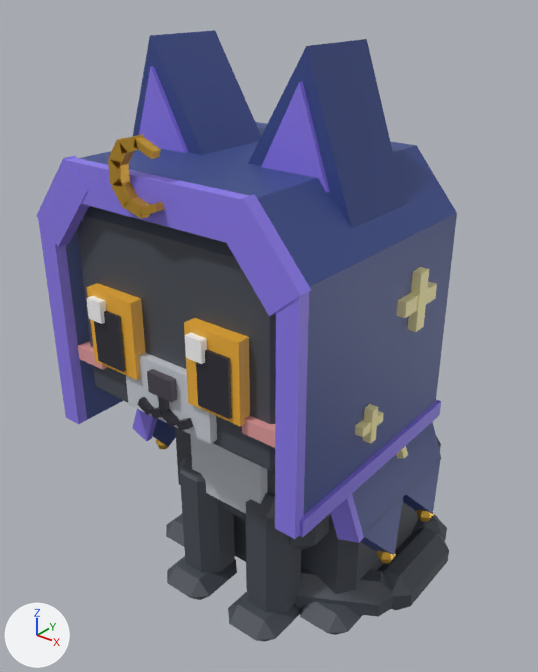
One commit to the FBX model assets/cat-cafe/exports/CatCafe_NPC_MysteryVisitor.fbx: the scene before it, then after it.
Both versions are drawn from a camera (50 mm lens) standing at (0.0191, -0.0267, 0.0442) and looking at (-0.0001, -0.0028, 0.0294). Arrows for +X, +Y and +Z are at lower left; the lights stay in place. The first picture is the older version. Where no turn or scale is listed for an object, it has been applied to the vertices.

The first picture shows 'CatCafe_NPC_MysteryVisitor_Body', 'CatCafe_NPC_MysteryVisitor_Cloak', 'CatCafe_NPC_MysteryVisitor_Eye1', 'CatCafe_NPC_MysteryVisitor_Eye2', 'CatCafe_NPC_MysteryVisitor_Head', 'CatCafe_NPC_MysteryVisitor_LegF1', 'CatCafe_NPC_MysteryVisitor_LegF2', 'CatCafe_NPC_MysteryVisitor_Prop', 'CatCafe_NPC_MysteryVisitor_Tail'.
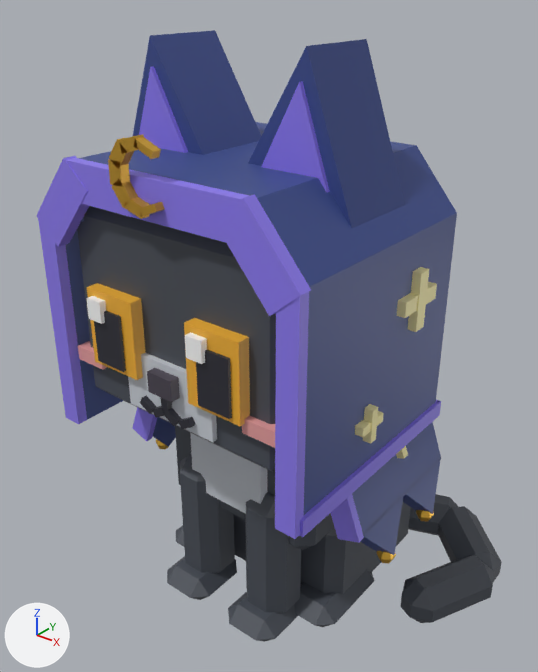
Edits to the bpy script that builds the scene:
```text
Change me_catcafe_npc_mysteryvisitor_tail:
    used by ob_catcafe_npc_mysteryvisitor_tail; location = (0.00247, 0.00517, 0.01706)
    remove me_catcafe_npc_mysteryvisitor_tail.from_pydata(...)  # 72 vertices, 78 faces; spans x -0.00051..0.00518, y -0.01016..0.00078, z -0.00111..0.00111
    add me_catcafe_npc_mysteryvisitor_tail.from_pydata(...)  # 72 vertices, 78 faces; spans x -0.00047..0.00797, y -0.00599..0.0024, z -0.00111..0.00111
    me_catcafe_npc_mysteryvisitor_tail part 4: 72 of 72 vertices moved; they spanned x -0.00051..0.00518, y -0.01016..0.00078, z -0.00111..0.00111 and now span x -0.00047..0.00797, y -0.00599..0.0024, z -0.00111..0.00111; mean shift (0.0019, 0.00374, 0.0)
Change me_catcafe_npc_mysteryvisitor_body:
    used by ob_catcafe_npc_mysteryvisitor_body; location = (0.0, -0.0015, 0.0157)
    remove me_catcafe_npc_mysteryvisitor_body.from_pydata(...)  # 88 vertices, 94 faces; spans x -0.00605..0.00605, y -0.00463..0.00685, z 0.0..0.01359
    add me_catcafe_npc_mysteryvisitor_body.from_pydata(...)  # 88 vertices, 94 faces; spans x -0.00531..0.00531, y -0.00463..0.00556, z 0.0..0.01359
    me_catcafe_npc_mysteryvisitor_body part 1: the loose piece of 16 vertices spanning x 0.00309..0.00605, y -0.00371..0.00123, z 0.00012..0.00148 is moved by (-0.00074, 0.0, 0.0)
    me_catcafe_npc_mysteryvisitor_body part 2: the loose piece of 16 vertices spanning x -0.00605..-0.00309, y -0.00371..0.00123, z 0.00012..0.00148 is moved by (0.00074, 0.0, 0.0)
    me_catcafe_npc_mysteryvisitor_body part 3: 24 of 88 vertices moved; they spanned x -0.00556..0.00556, y -0.00241..0.00685, z 0.0..0.00692 and now span x -0.00482..0.00482, y -0.00235..0.00556, z 0.0..0.00568; mean shift (0.0, -0.00062, -0.00062); largest move (-0.00488, 0.00617, 0.00692) -> (-0.00414, 0.00488, 0.00568)
Change ob_catcafe_npc_mysteryvisitor_tail:
    ob_catcafe_npc_mysteryvisitor_tail.location: (0.00247, 0.00517, 0.01706) -> (0.00247, 0.00387, 0.01706)
```

Where the change shows, as pixel boxes [x1, y1, x2, y2] in the pictures (538 x 672 px; the box of a moved part takes in the faces that stretch with it):
'CatCafe_NPC_MysteryVisitor_Tail', reshaped, moved: before [294, 514, 449, 617]; after [400, 494, 502, 623]
'CatCafe_NPC_MysteryVisitor_Body', reshaped (14% narrower): before [166, 427, 441, 635]; after [175, 425, 411, 627]
part 1 of me_catcafe_npc_mysteryvisitor_body, moved or reshaped: before [299, 602, 362, 635]; after [294, 569, 375, 627]
part 2 of me_catcafe_npc_mysteryvisitor_body, moved or reshaped (mostly hidden afterwards): before [166, 514, 184, 547]; after [176, 525, 184, 547]
part 3 of me_catcafe_npc_mysteryvisitor_body, moved or reshaped: before [234, 436, 441, 594]; after [234, 502, 411, 594]
